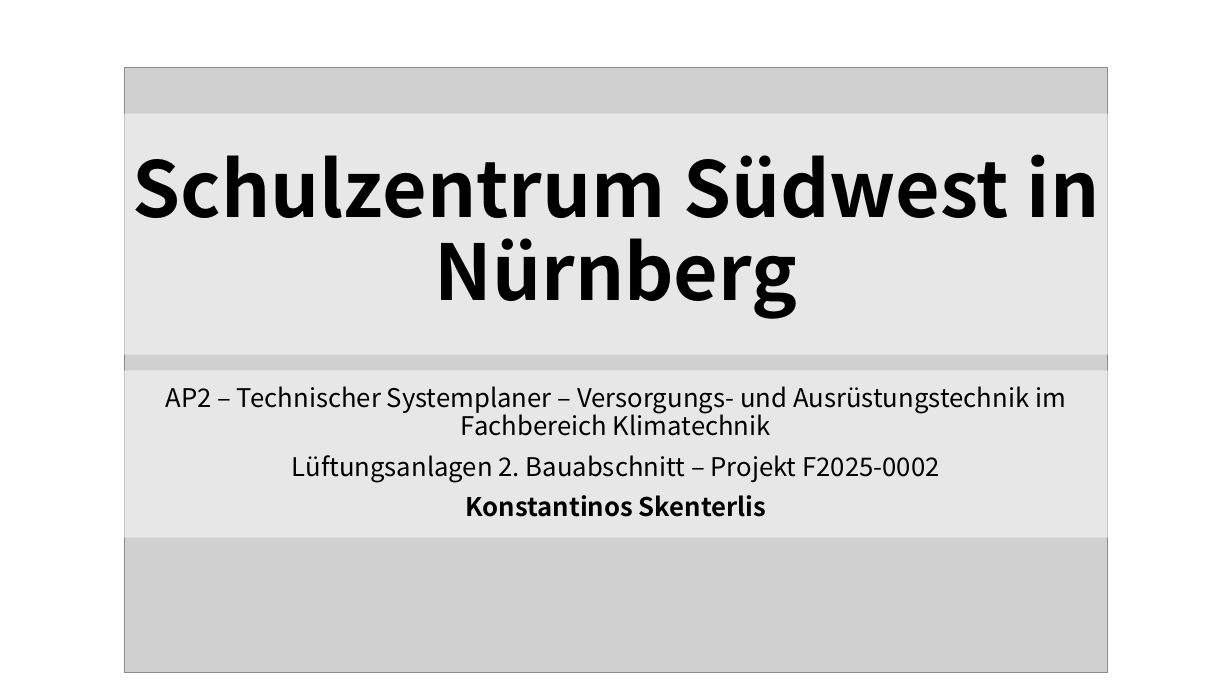
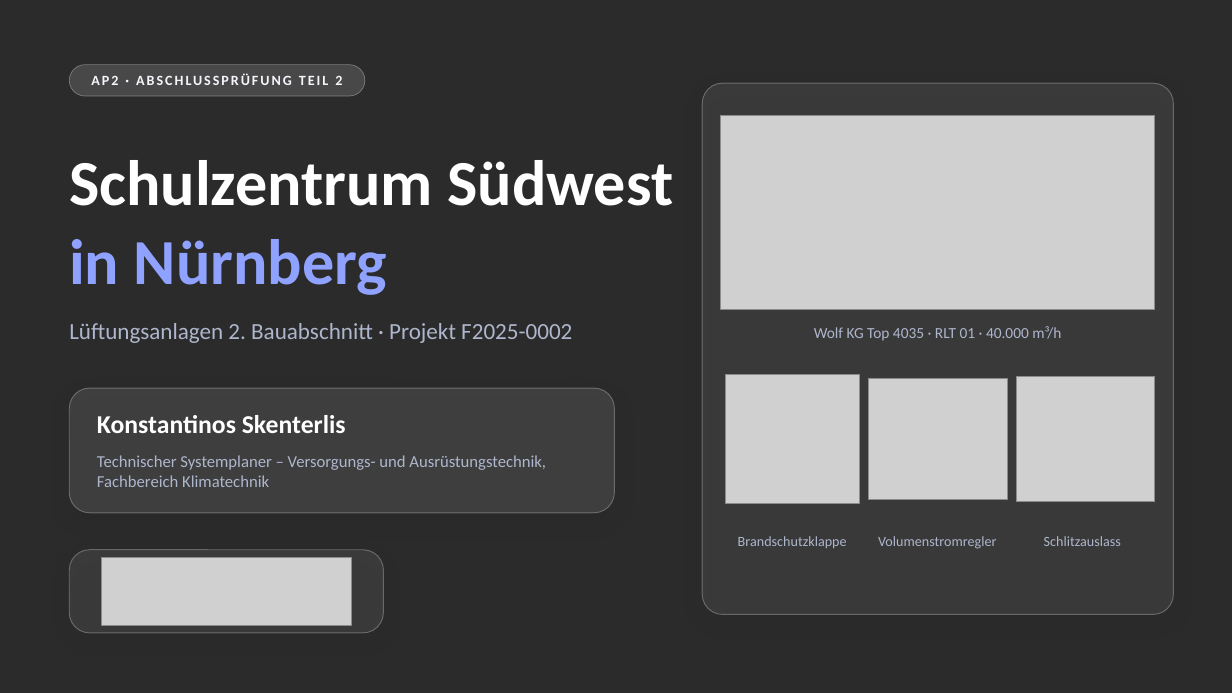
Before and after one commit to notkonsti/Pptx-for-School, a slide deck: slide 1 of Praesentation_AP2_Schulzentrum_Suedwest.pptx. Drawn at 1232x693 pixels with LibreOffice and Linux fonts; fonts in the diff are those of the drawing; grey boxes stand for pictures; background and template pictures are left out; a plain dark background stands for a picture behind light text. Boxes give left, top, right and bottom in pixels: in the first picture for what was removed or moved away, otherwise in the second. Text is boxed around its words. In the diff, an @@ line names an element or a change of style, - is before the commit and + after.

```diff
--- a/Praesentation_AP2_Schulzentrum_Suedwest.pptx
+++ b/Praesentation_AP2_Schulzentrum_Suedwest.pptx
@@ background #FFFFFF to picture (left out) @@
@@ rounded rectangle added at box(69, 65, 365, 96), fill #FFFFFF at 14% opacity, outline #FFFFFF 0.5 pt @@
@@ text added at box(91, 74, 342, 85), 11 pt, text #F4F6FB, bold @@
+AP2 · ABSCHLUSSPRÜFUNG TEIL 2
@@ picture removed at box(125, 68, 1107, 674) @@
@@ rounded rectangle added at box(702, 83, 1174, 615), fill #FFFFFF at 8% opacity, outline #FFFFFF 0.75 pt @@
@@ title removed at box(91, 114, 1141, 355) @@
-Schulzentrum Südwest in Nürnberg
@@ picture added at box(721, 116, 1155, 309) @@
@@ text added at box(69, 160, 673, 206), 50 pt, text #FFFFFF, bold @@
+Schulzentrum Südwest
@@ text added at box(69, 239, 387, 295), 50 pt, text #8FA2FF, bold @@
+in Nürnberg
@@ text added at box(69, 323, 572, 343), 18 pt, text #AEB6CC @@
+Lüftungsanlagen 2. Bauabschnitt · Projekt F2025-0002
@@ text added at box(814, 326, 1061, 341), 12 pt, text #AEB6CC @@
+Wolf KG Top 4035 · RLT 01 · 40.000 m³/h
@@ rounded rectangle added at box(69, 388, 615, 513), fill #FFFFFF at 10% opacity, outline #FFFFFF 0.75 pt @@
@@ picture added at box(726, 374, 860, 503) @@
@@ picture added at box(869, 379, 1007, 500) @@
@@ picture added at box(1017, 376, 1155, 502) @@
@@ text added at box(97, 415, 346, 433), 20 pt, text #FFFFFF, bold @@
+Konstantinos Skenterlis
@@ text "Technischer Systemplaner – Versorgungs- und ...": place and size @@
-text "Technischer Systemplaner – Versorgungs- und ..." at box(96, 371, 1136, 538)
+text "Technischer Systemplaner – Versorgungs- und ..." at box(97, 455, 546, 487)
@@ text "Technischer Systemplaner – Versorgungs- und ..." at box(97, 455, 546, 487): fill #FFFFFF at 50% opacity to none @@
@@ text at box(97, 455, 546, 487): text changed; size 20 to 13 pt; font Noto Sans CJK JP to Calibri; text colour #000000 to #AEB6CC @@
-AP2 – Technischer Systemplaner – Versorgungs- und Ausrüstungstechnik im Fachbereich Klimatechnik
-Lüftungsanlagen 2. Bauabschnitt – Projekt F2025-0002
-Konstantinos Skenterlis
+Technischer Systemplaner – Versorgungs- und Ausrüstungstechnik, Fachbereich Klimatechnik
@@ text added at box(738, 536, 847, 548), 11 pt, text #AEB6CC @@
+Brandschutzklappe
@@ text added at box(878, 536, 997, 549), 11 pt, text #AEB6CC @@
+Volumenstromregler
@@ text added at box(1044, 536, 1121, 546), 11 pt, text #AEB6CC @@
+Schlitzauslass
@@ rounded rectangle added at box(69, 550, 384, 633), fill #FFFFFF at 8% opacity, outline #FFFFFF 0.75 pt @@
@@ picture added at box(102, 557, 351, 626) @@
```
Also in this commit, not shown: 12 other slides changed, 2 slides added, 1 slide removed.
